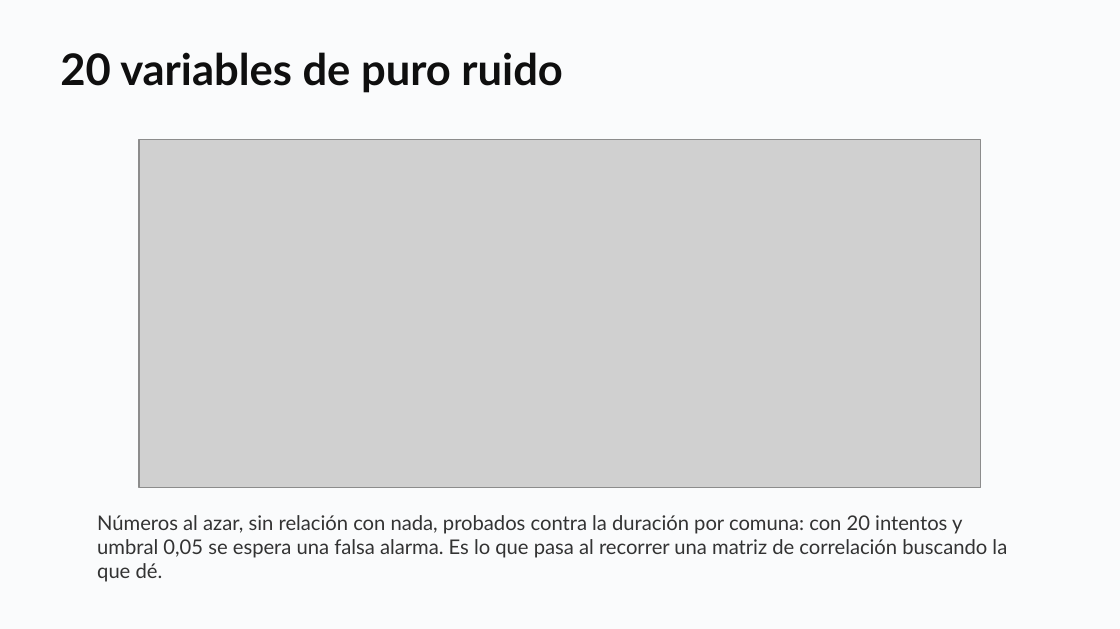
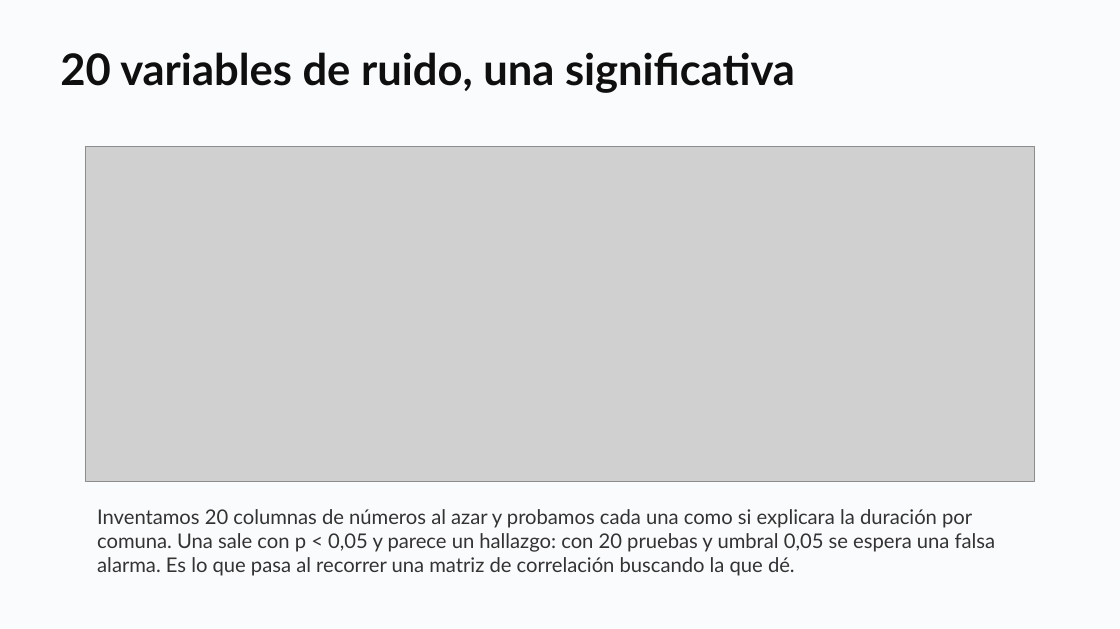
Before and after one commit to daniopitz/diplomado-cdd, a slide deck: slide 47 of presentaciones/clase05_probabilidad_inferencia.pptx. Drawn at 1120x629 pixels with LibreOffice and Linux fonts; fonts in the diff are those of the drawing; grey boxes stand for pictures. Boxes give left, top, right and bottom in pixels: in the first picture for what was removed or moved away, otherwise in the second. Text is boxed around its words. In the diff, an @@ line names an element or a change of style, - is before the commit and + after.

```diff
--- a/presentaciones/clase05_probabilidad_inferencia.pptx
+++ b/presentaciones/clase05_probabilidad_inferencia.pptx
@@ text at bbox=[60, 52, 795, 93]: text changed @@
-20 variables de puro ruido
+20 variables de ruido, una significativa
@@ picture: place and size @@
-picture at bbox=[139, 140, 981, 488]
+picture at bbox=[85, 147, 1034, 483]
@@ text at bbox=[97, 509, 996, 576]: text changed @@
-Números al azar, sin relación con nada, probados contra la duración por comuna: con 20 intentos y umbral 0,05 se espera una falsa alarma. Es lo que pasa al recorrer una matriz de correlación buscando la que dé.
+Inventamos 20 columnas de números al azar y probamos cada una como si explicara la duración por comuna. Una sale con p < 0,05 y parece un hallazgo: con 20 pruebas y umbral 0,05 se espera una falsa alarma. Es lo que pasa al recorrer una matriz de correlación buscando la que dé.
```
Also in this commit, not shown: 1 other file.
